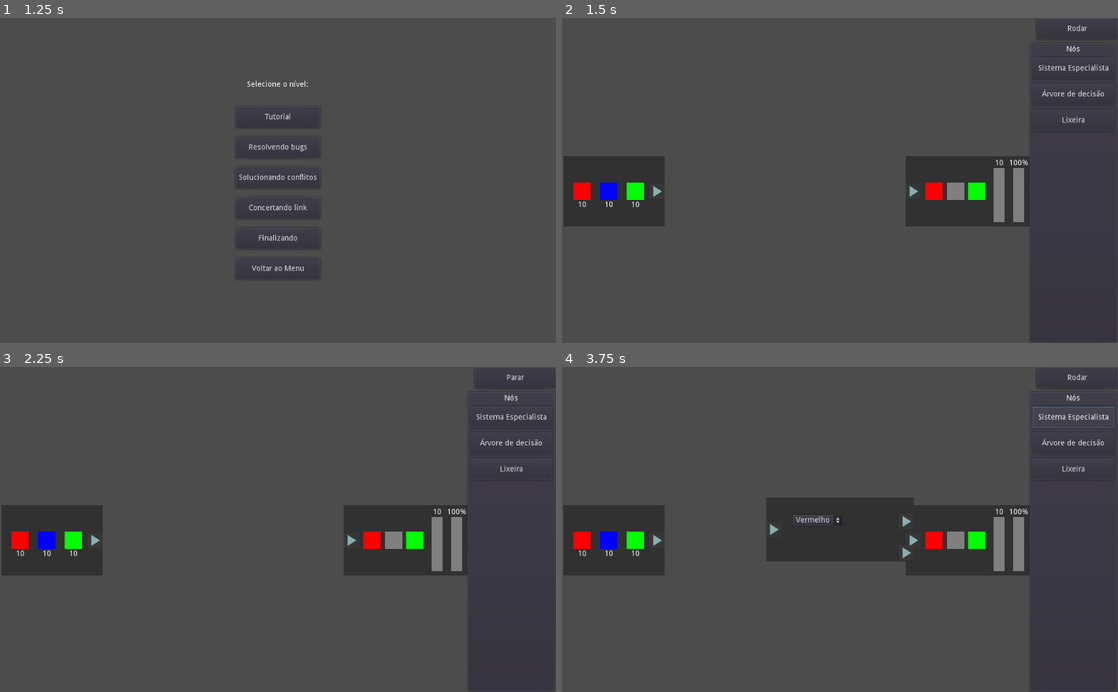
Above: before the commit, frames 1-4 (two rows, left to right).
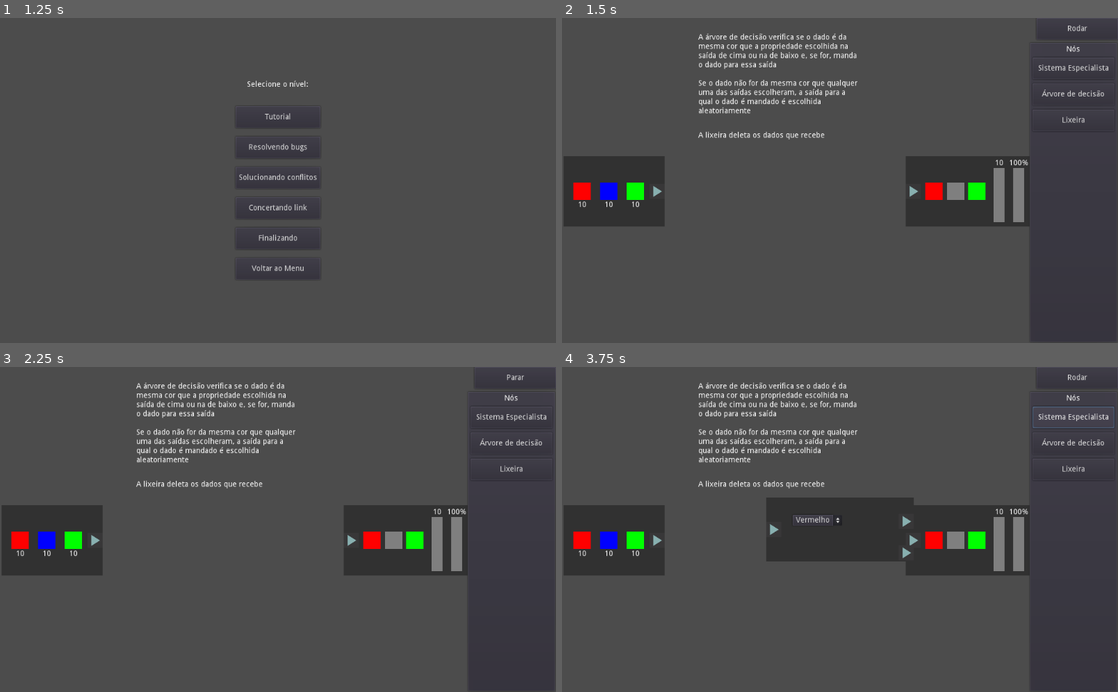
Above: after the commit, the same moments.

Repository: susankizawa/pi-jogos-logicos
Game: Godot game, scene res://Main.tscn
Same seed, same stepped clock (60 frames per second), same inputs: the game is played once before the commit and once after it. The engine's default icon, where the game draws it, is replaced by a stand-in: a white triangle on a blue panel in a dark square.
Inputs:
- Up to frame 1 (1.25 s): click "Começar" at 0.5 s
- Up to frame 2 (1.5 s): click "Resolvendo bugs" at 1.25 s
- Up to frame 3 (2.25 s): click "Rodar" at 2 s
- Up to frame 4 (3.75 s): click "Parar" at 2.75 s; click "Sistema Especialista" at 3.5 s

Frame 1 is identical in both runs. In frame 2, 1.7% of the frame differs, in the area x 24-54%, y 4-38%; in frame 3, 1.7%; in frame 4, 1.7%.

Commit message:
Mais texto

Diff:
--- a/Levels/Level1.tscn
+++ b/Levels/Level1.tscn
@@ -11,6 +11,33 @@
 [node name="CanvasLayer" type="CanvasLayer" parent="."]
 
 [node name="UI" parent="CanvasLayer" instance=ExtResource( 2 )]
+
+[node name="texto" type="Node2D" parent="."]
+position = Vector2( 96, 320 )
+z_index = -50
+
+[node name="Label" type="Label" parent="texto"]
+margin_left = 155.0
+margin_top = -291.0
+margin_right = 455.0
+margin_bottom = -141.0
+rect_min_size = Vector2( 300, 0 )
+text = "A árvore de decisão verifica se o dado é da mesma cor que a propriedade escolhida na saída de cima ou na de baixo e, se for, manda o dado para essa saída
+
+Se o dado não for da mesma cor que qualquer uma das saídas escolheram, a saída para a qual o dado é mandado é escolhida aleatoriamente"
+autowrap = true
+
+[node name="Label2" type="Label" parent="texto"]
+margin_left = 155.0
+margin_top = -110.0
+margin_right = 455.0
+margin_bottom = 40.0
+rect_min_size = Vector2( 300, 0 )
+text = "A lixeira deleta os dados que recebe"
+autowrap = true
+__meta__ = {
+"_edit_use_anchors_": false
+}
 
 [node name="Entrada" parent="." instance=ExtResource( 5 )]
 position = Vector2( 96, 320 )
--- a/Levels/Tutorial.tscn
+++ b/Levels/Tutorial.tscn
@@ -13,22 +13,67 @@
 
 [node name="UI" parent="CanvasLayer" instance=ExtResource( 6 )]
 
-[node name="Label" type="Label" parent="CanvasLayer"]
+[node name="texto" type="Node2D" parent="."]
+z_index = -50
+
+[node name="Label" type="Label" parent="texto"]
 margin_left = 495.0
-margin_top = 54.0
+margin_top = 90.0
 margin_right = 848.0
-margin_bottom = 68.0
+margin_bottom = 104.0
 text = "Clique nos botões do menu de nós para criar um nó -->"
 __meta__ = {
 "_edit_use_anchors_": false
 }
 
-[node name="Label2" type="Label" parent="CanvasLayer"]
-margin_left = 266.0
-margin_top = 89.0
-margin_right = 566.0
-margin_bottom = 103.0
-text = "Clique nas setas e arraste para conectar os nós"
+[node name="Label2" type="Label" parent="texto"]
+margin_left = 36.0
+margin_top = 28.0
+margin_right = 336.0
+margin_bottom = 127.0
+text = "Clique nas setas (triangulos) e arraste para conectar os nós
+
+Mova o nó clicando e arrastando-o
+
+Delete o nó arrastando-o e apertando \"Delete\""
+autowrap = true
+__meta__ = {
+"_edit_use_anchors_": false
+}
+
+[node name="Label3" type="Label" parent="texto"]
+margin_left = 257.0
+margin_top = 151.0
+margin_right = 557.0
+margin_bottom = 216.0
+text = "O sistema especialista verifica se o dado é da mesma cor que a propriedade escolhida e, se for, manda para a saida de cima senão manda para a de baixo"
+autowrap = true
+__meta__ = {
+"_edit_use_anchors_": false
+}
+
+[node name="Label4" type="Label" parent="texto"]
+margin_left = 257.0
+margin_top = 443.0
+margin_right = 557.0
+margin_bottom = 559.0
+text = "O objetivo do jogo é usar os nós para mandar os dados para as saídas de forma que atenda os requisitos de todas as saídas
+
+Por exemplo, nesse nível, a saída de cima quer só dados vermelhos e pelo menos 10 e a de baixo quer só dados azuis e pelo menos 10"
+autowrap = true
+__meta__ = {
+"_edit_use_anchors_": false
+}
+
+[node name="Label5" type="Label" parent="texto"]
+margin_left = 495.0
+margin_top = 14.0
+margin_right = 848.0
+margin_bottom = 28.0
+text = "Clique no botão \"Rodar\" para rodar o algoritmo -->
+
+Depois disso esse botão vira \"Parar\" que você pode clicar para tentar fazer o algoritmo de novo"
+autowrap = true
 __meta__ = {
 "_edit_use_anchors_": false
 }
